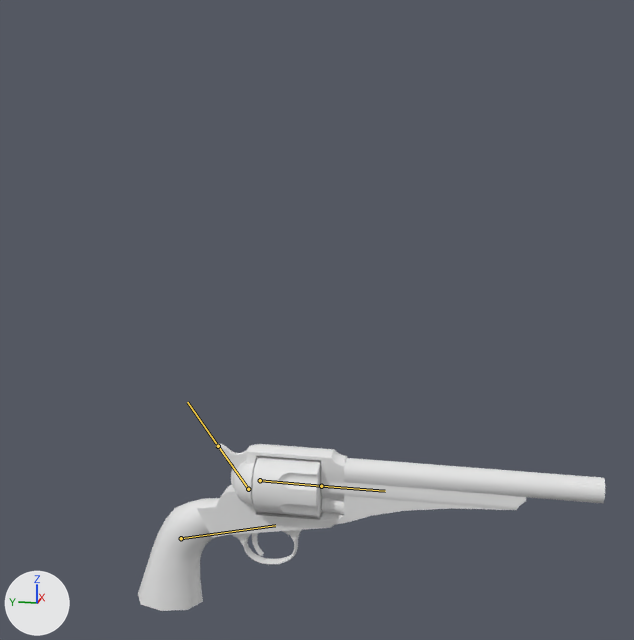
Renders of the FBX model Art/Animations/WEP_Repeater_Revolver_Animations_001/WEP_Revolver_Repeater_Animations_Fancy_Shoots_001.fbx from each side of a commit.
Camera for both pictures: a 50 mm camera at (-0.851, -0.325, 0.368) aimed at (0.006, -0.154, 0.154). Every picture has the same lights, and +X, +Y and +Z are marked at lower left. Both versions are drawn at frame 1 of the action 'Armature|Action'; the numbers are the values there. The bones that bend it are drawn over the model as lines.

In view in the first picture: 'Revolver'.
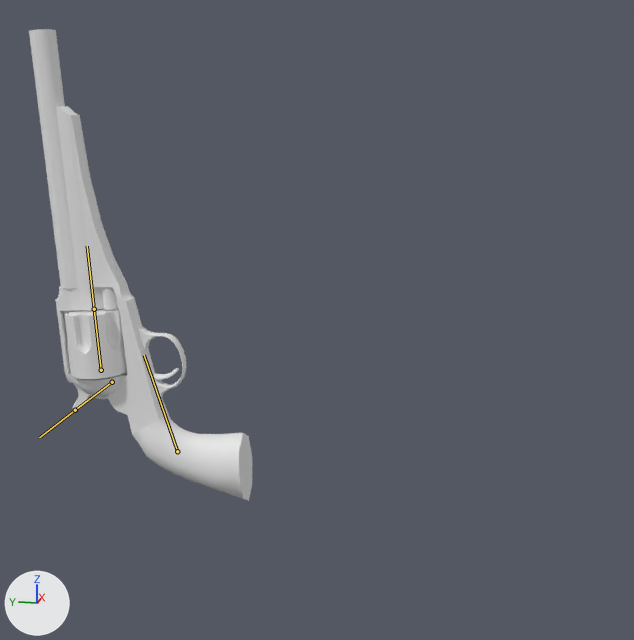
What differs and where, as boxes [x1, y1, x2, y2] in the pictures (634 x 640 px):
'Revolver', posed (52% narrower, 180% taller): before [138, 443, 605, 611]; after [29, 29, 252, 501]
bone 'Gun', root to tip: before (181, 538) to (275, 525); after (177, 451) to (144, 355)
bone 'Cilinder', root to tip: before (260, 480) to (321, 486); after (101, 370) to (94, 309)

The edits, one by one:
Bone 'Gun' (bone_gun) moves from (0.0, -0.0247, 0.1008) to (0.0, 0.0, 0.0).
Bone 'Gun' (bone_gun) turns from (0, 0, 0) to (-93, 0, -1) degrees about its own x, y and z.
Bone 'Cilinder' (bone_cilinder) turns from (0, 0, 0) to (0, 29, 0) degrees about its own x, y and z.
